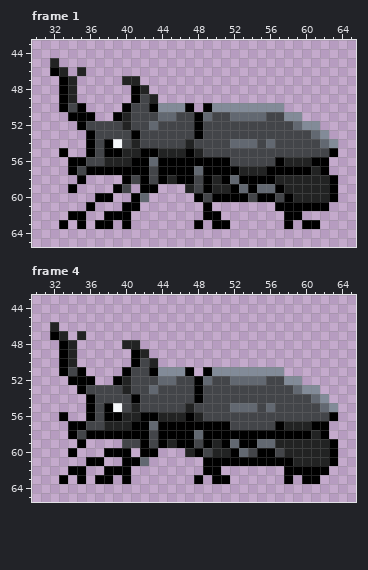
One commit to this pixel-art file: Assets/Art/beetle idle.aseprite. The picture above is the old version.
96x96 pixels, 6 frames. Shown: frame 1: x 30..65, y 43..65; frame 4: x 30..65, y 43..65. The commit also changed other frames, which this record leaves out.
And afterwards:
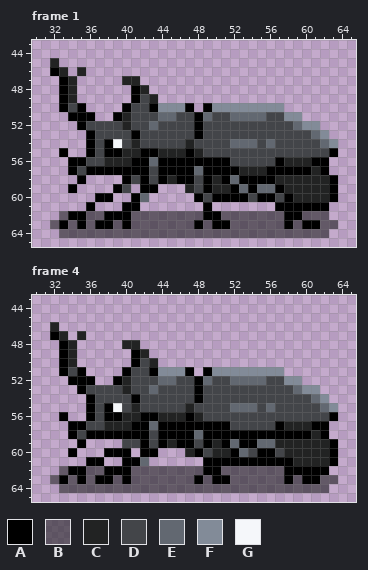
Palette (. is transparent): A #000000  B #22232399  C #222323  D #434549  E #626871  F #828b98  G #f5f7fa
Edits made:
layer "Layer 2" opacity 60% added
--- frame 1, layer "Layer 2"
@@ x 30..65 @@
 61 ......A...AA.......A.......AAAAAA...
-62 ....AA..AAA........AA.......AA......
-63 ...A.A.AA.A.......A.AA......A.AA....
-64 ....................................
+62 ...BAABBAAABBBBBBBBAABBBBBBBAABBB...
+63 ..BABABAABABBBBBBBABAABBBBBBABAABB..
+64 ...BBBBBBBBBBBBBBBBBBBBBBBBBBBBBB...
 65 ....................................
--- frame 4, layer "Layer 2"
@@ x 30..65 @@
 61 ......AA..AAE......AAAAAAAAAACCCCA..
-62 ....AA..AAA........AA.......AAAAA...
-63 ...A.A.AA.A.......A.AA......A.AA....
-64 ....................................
+62 ...BAABBAAABBBBBBBBAABBBBBBBAAAAA...
+63 ..BABABAABABBBBBBBABAABBBBBBABAABB..
+64 ...BBBBBBBBBBBBBBBBBBBBBBBBBBBBBB...
 65 ....................................
